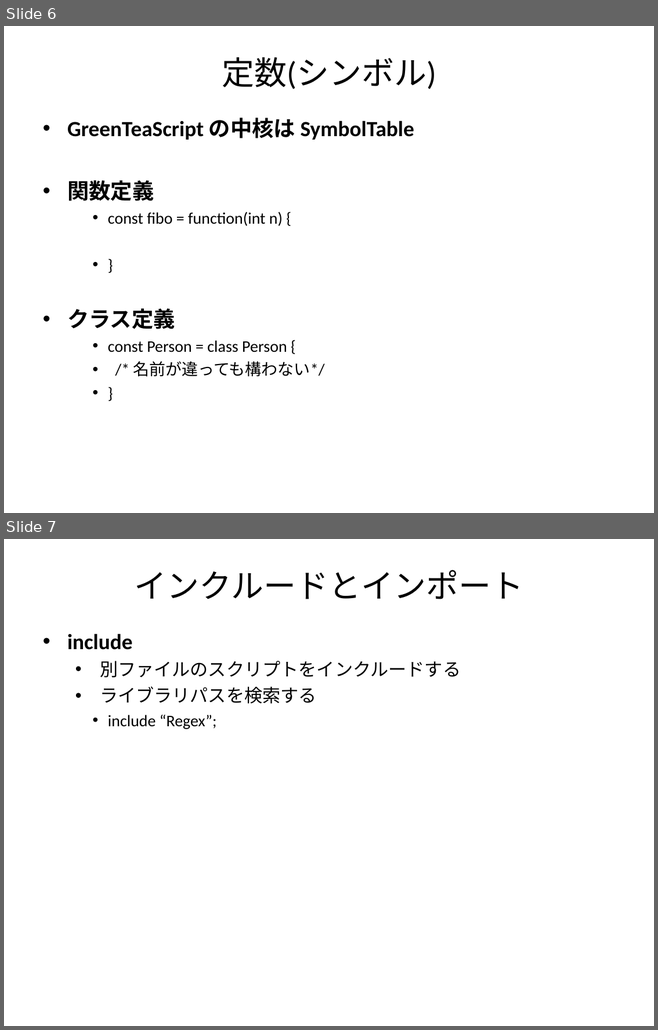
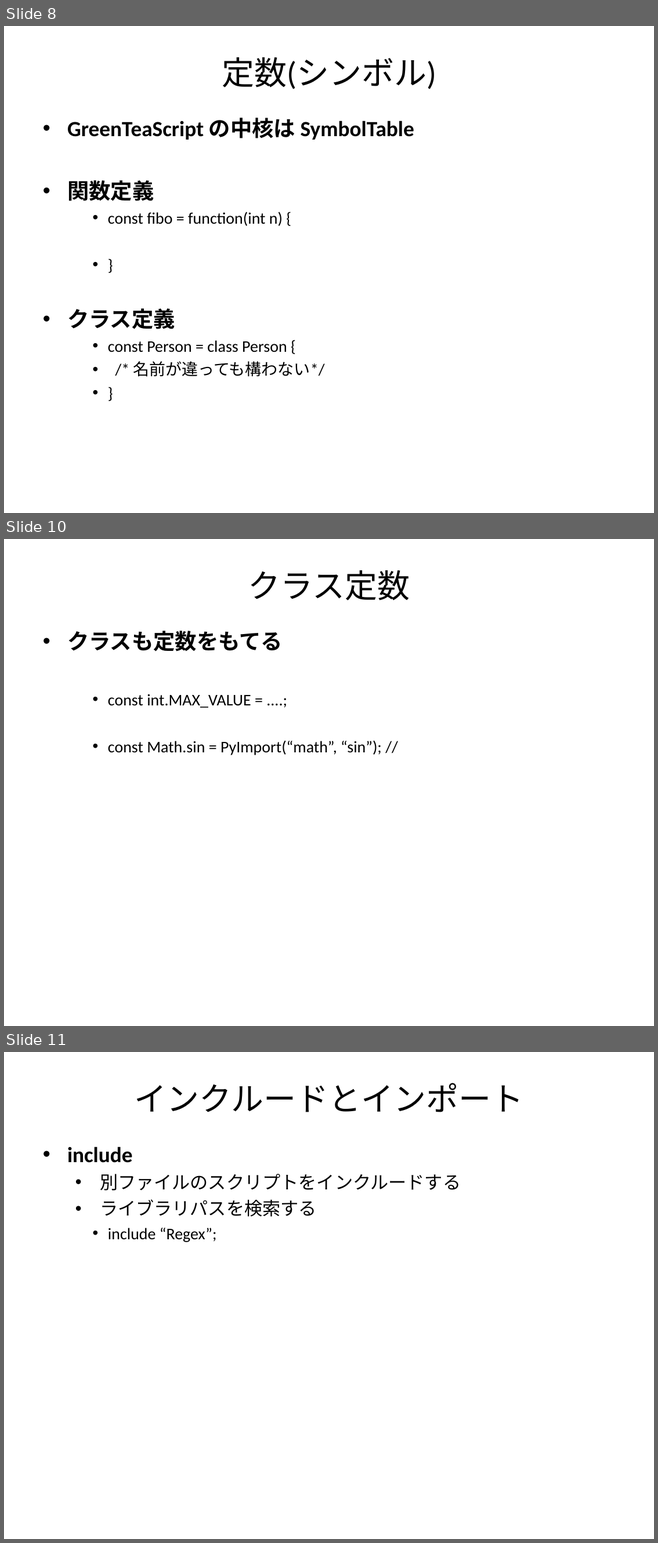
Before and after one commit to GreenTeaScript/GreenTeaScript, a slide deck: spec/GreenTeaScriptSpec.ppt. Shown one above the other, each under a label of ours: slides 6 and 7 before the commit, slides 8, 10 and 11 after it; the slides between them are not shown. The pictures are 658x1030 and 658x1543 pixels, drawn with LibreOffice and Linux fonts; fonts in the diff are those of the drawing. Boxes give left, top, right and bottom in pixels: in the first picture for what was removed or moved away, otherwise in the second. Text is boxed around its words. In the diff, an @@ line names an element or a change of style, - is before the commit and + after.

```diff
--- a/spec/GreenTeaScriptSpec.ppt
+++ b/spec/GreenTeaScriptSpec.ppt
@@ slide 10 added at box(4, 539, 654, 1026), background #FFFFFF @@
@@ title added at box(248, 570, 410, 600), 36 pt, text #000000 @@
+クラス定数
@@ text added at box(67, 631, 382, 755), 18 pt, text #000000 @@
+• クラスも定数をもてる
+    • const int.MAX_VALUE = ....;
+    • const Math.sin = PyImport(“math”, “sin”); //
@@ what was slide 6 is now slide 8 @@
@@ what was slide 7 is now slide 11 @@
```
Also in this commit, not shown: 2 slides changed, 3 other slides added, 1 other file.
